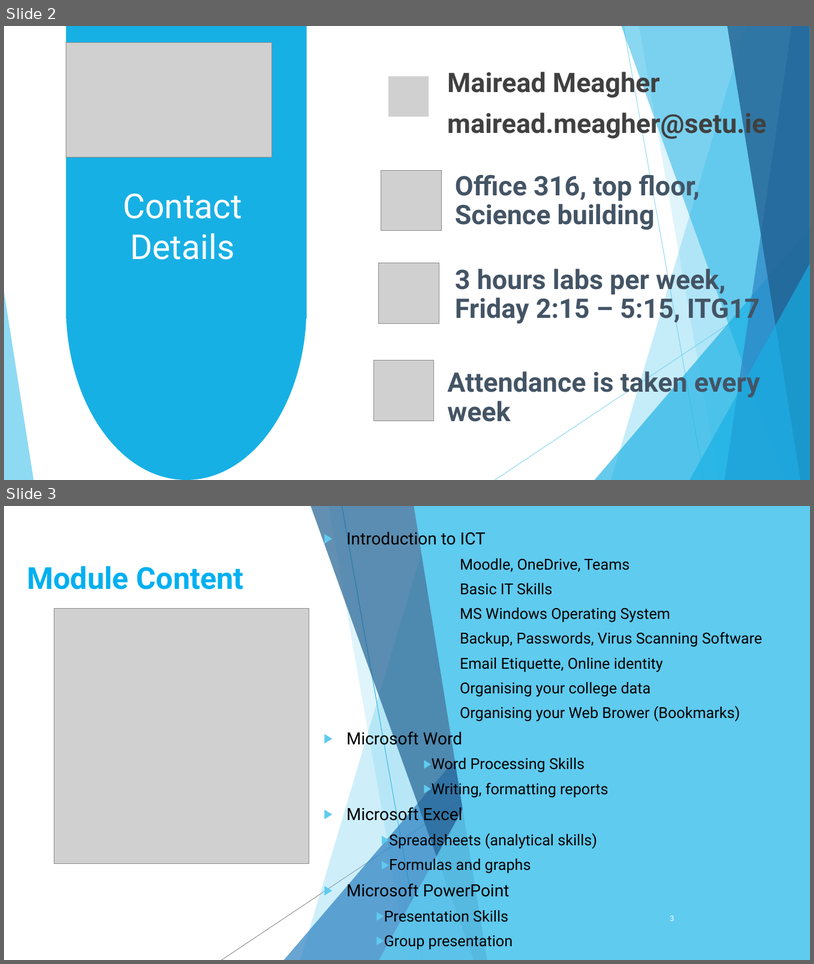
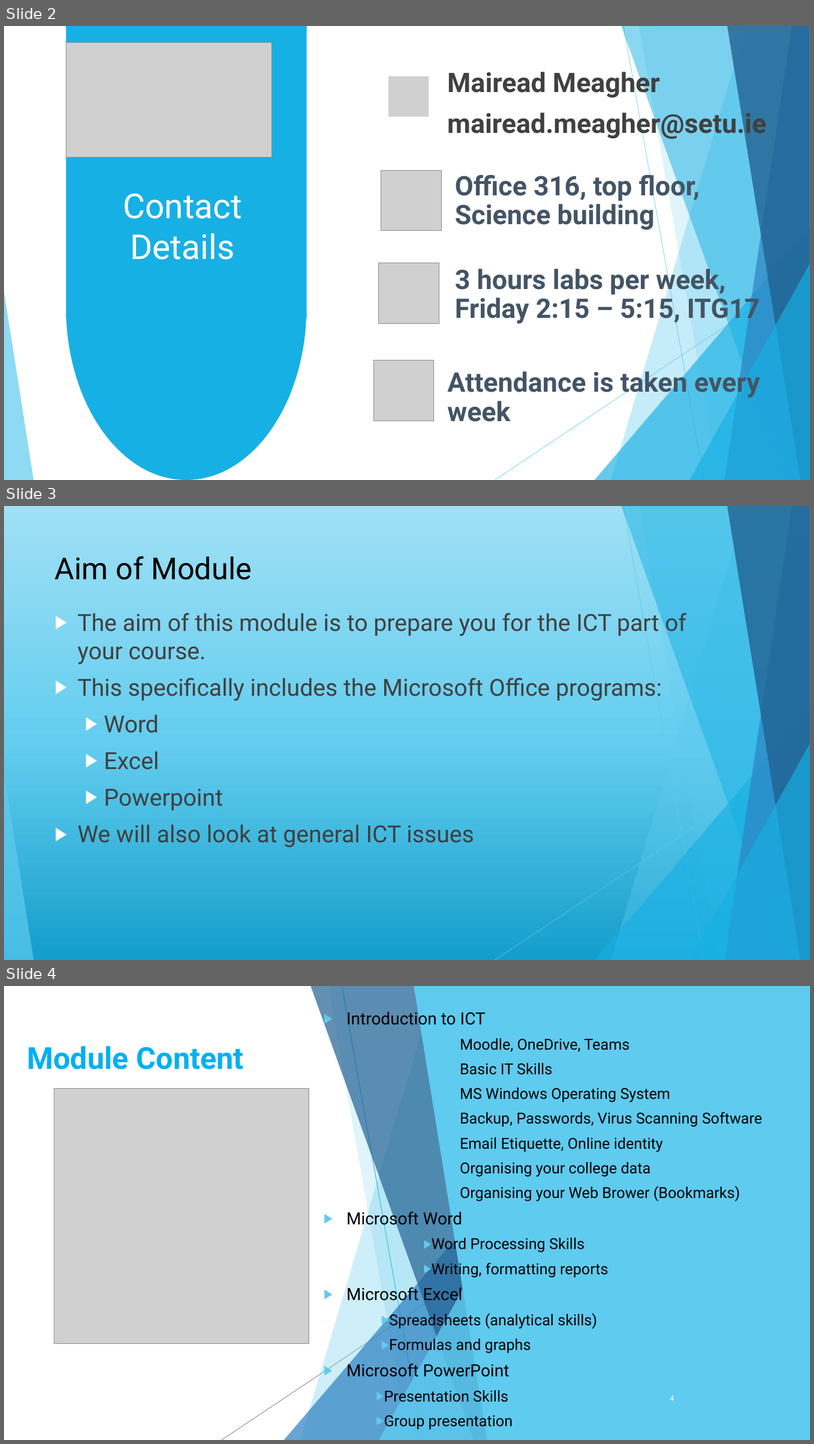
Before and after one commit to maireadmeagher/ICT-25, a slide deck: topic01-introduction-to-ICT/unit-1/talk-1/a-intro.pptx. Shown one above the other, each under a label of ours: slides 2 and 3 before the commit, slides 2, 3 and 4 after it. The pictures are 814x964 and 814x1444 pixels, drawn with LibreOffice and Linux fonts; fonts in the diff are those of the drawing; grey boxes stand for pictures. Boxes give left, top, right and bottom in pixels: in the first picture for what was removed or moved away, otherwise in the second. Text is boxed around its words. In the diff, an @@ line names an element or a change of style, - is before the commit and + after.

```diff
--- a/topic01-introduction-to-ICT/unit-1/talk-1/a-intro.pptx
+++ b/topic01-introduction-to-ICT/unit-1/talk-1/a-intro.pptx
@@ slide 3 added at bbox=[4, 506, 810, 960], background gradient #149ECB to #64CDEF to #9FE0F5; not listed: 10 template elements that a slide beside it also shows @@
@@ title added at bbox=[55, 556, 252, 580], 36 pt, text #000000 @@
+Aim of Module
@@ text added at bbox=[78, 609, 687, 847], 28 pt, text #404040 @@
+▶ The aim of this module is to prepare you for the ICT part of your course.
+▶ This specifically includes the Microsoft Office programs:
+  ▶ Word
+  ▶ Excel
+  ▶ Powerpoint
+▶ We will also look at general ICT issues
@@ what was slide 3 is now slide 4 @@
@@ page number at bbox=[670, 1395, 674, 1401]: text changed @@
-3
+4
```
Also in this commit, not shown: 5 other slides added, 7 other files.
